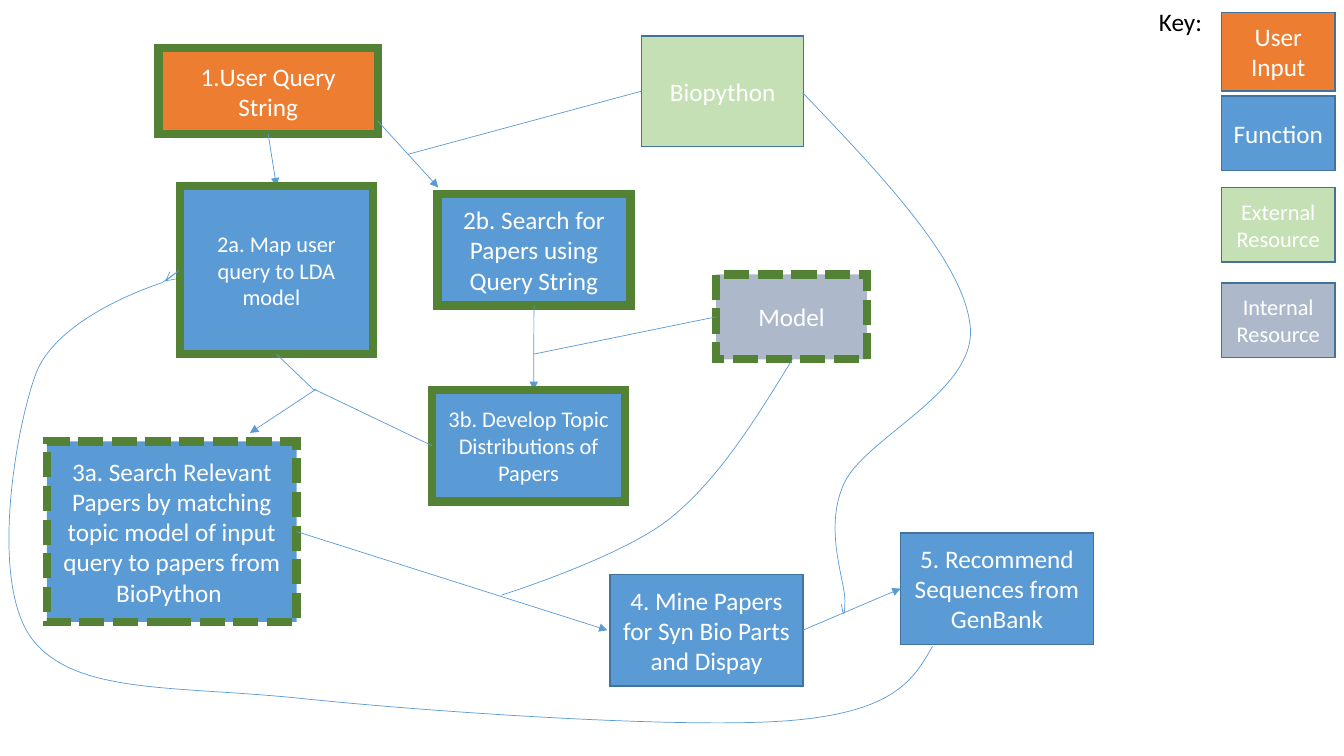
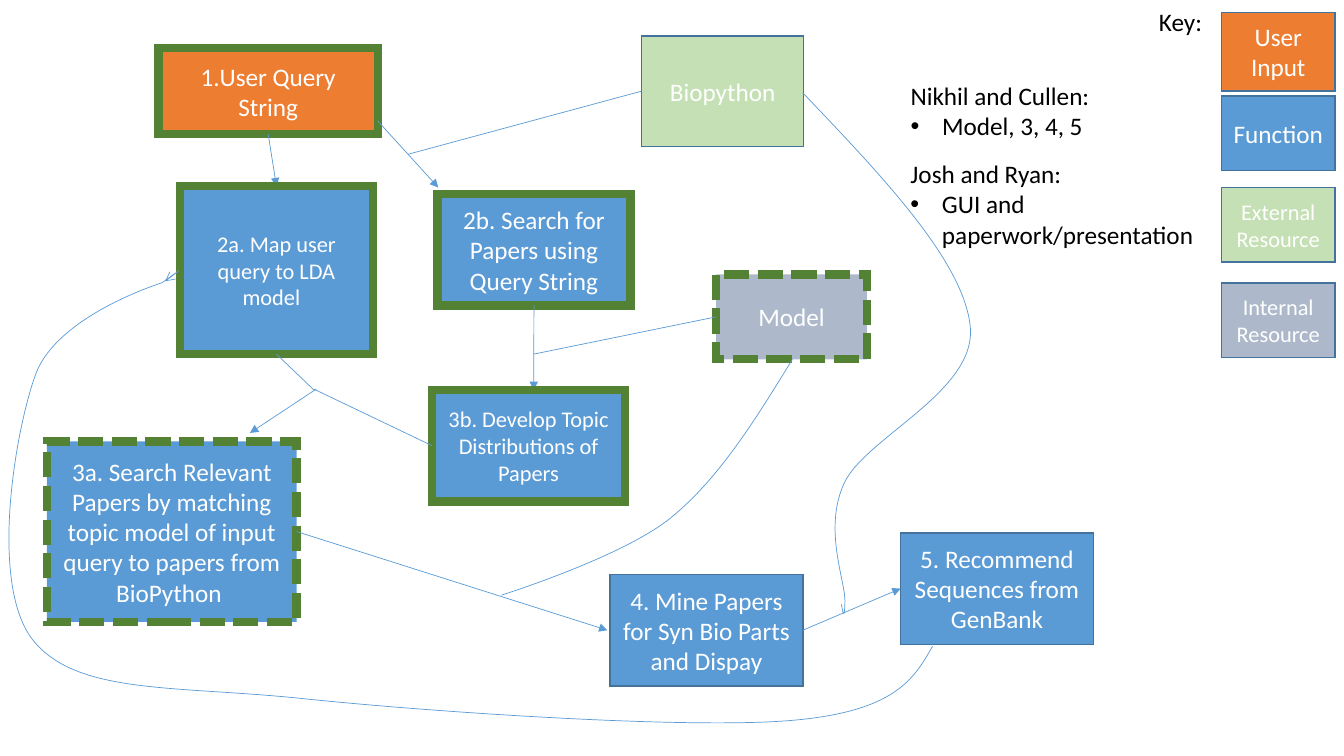
Before and after one commit to BU-EC552/EC552SaturnLab, a slide deck: slide 1 of ReferenceFlowchart.pptx. Drawn at 1344x756 pixels with LibreOffice and Linux fonts; fonts in the diff are those of the drawing. Boxes give left, top, right and bottom in pixels: in the first picture for what was removed or moved away, otherwise in the second. Text is boxed around its words. In the diff, an @@ line names an element or a change of style, - is before the commit and + after.

```diff
--- a/ReferenceFlowchart.pptx
+++ b/ReferenceFlowchart.pptx
@@ text added at bbox=[911, 87, 1090, 138], 18 pt, text #000000 @@
+Nikhil and Cullen:
+• Model, 3, 4, 5
@@ text added at bbox=[910, 165, 1193, 248], 18 pt, text #000000 @@
+Josh and Ryan:
+• GUI and paperwork/presentation
```
